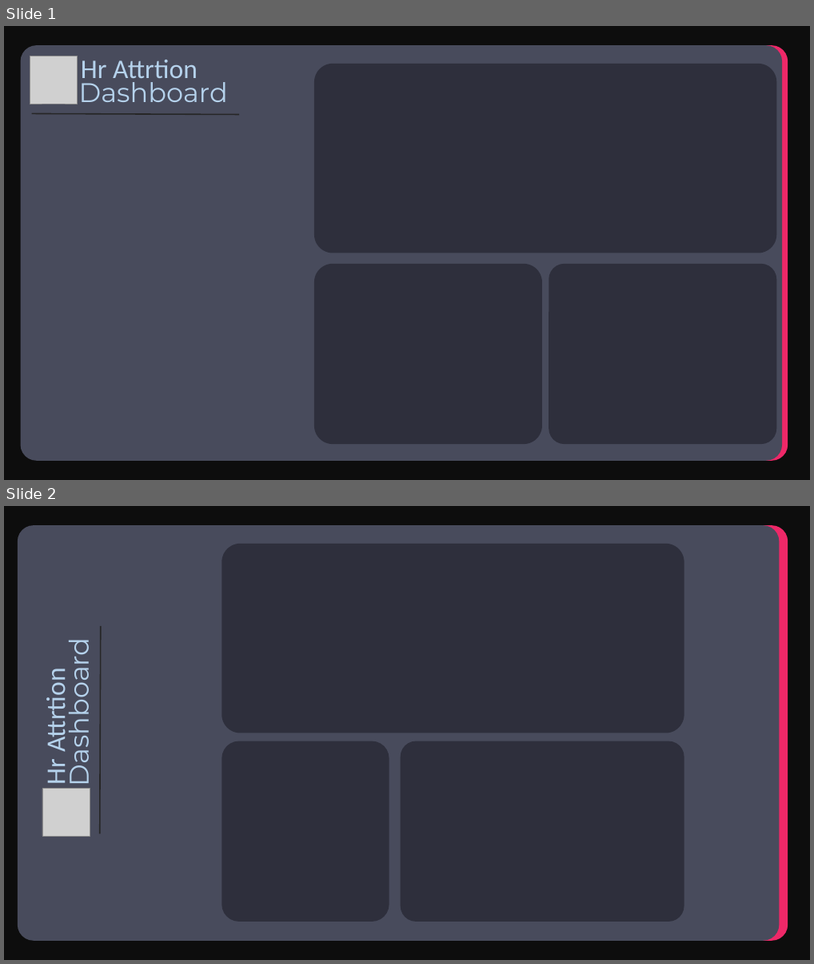
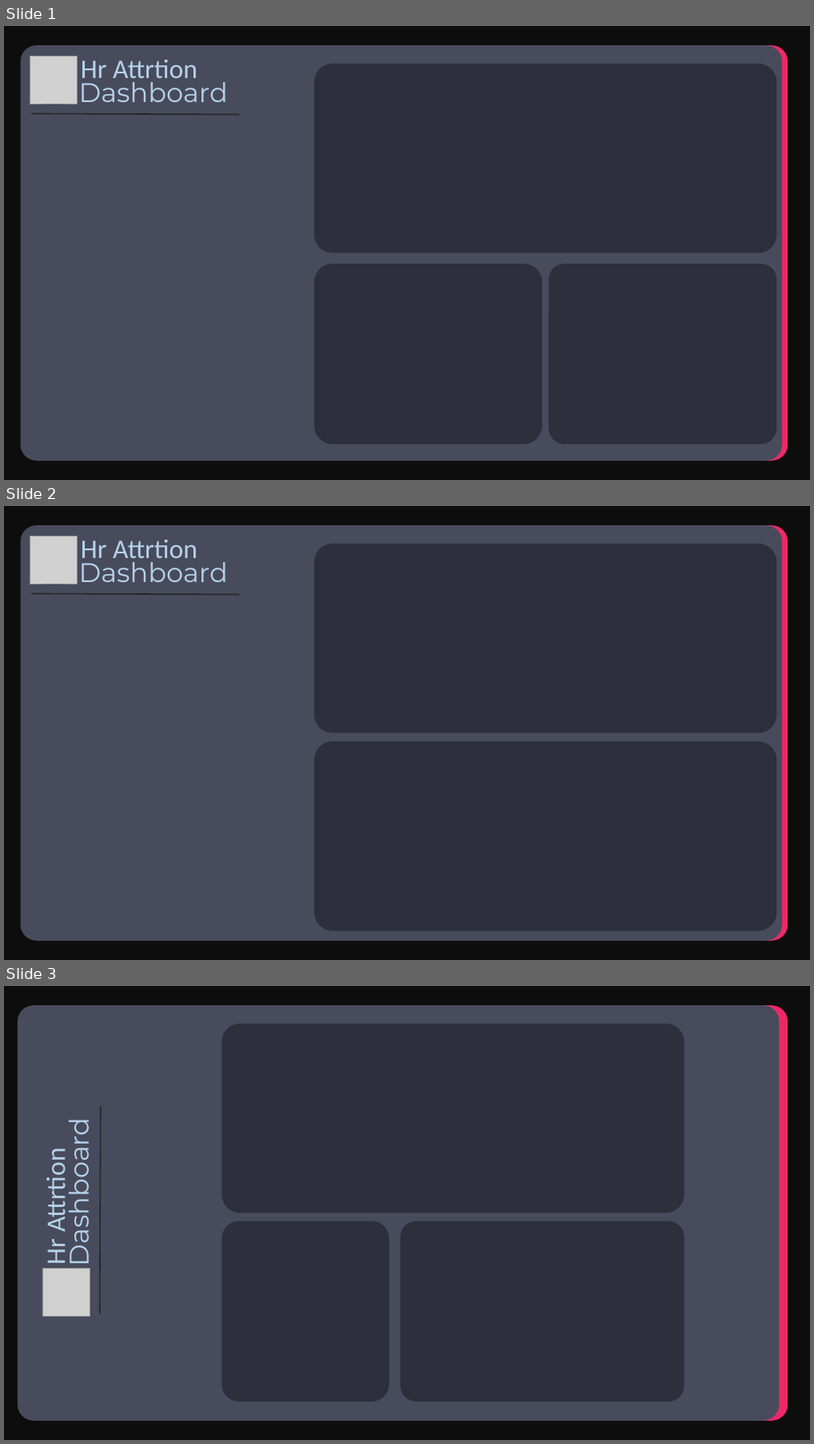
Before and after one commit to daominhthuan42/mindx-data-analytics-bootcamp, a slide deck: 01_MODULE_2/BUOI_6/HR_Attrition_template.pptx. Shown one above the other, each under a label of ours: slides 1 and 2 before the commit, slides 1, 2 and 3 after it. The pictures are 814x964 and 814x1444 pixels, drawn with LibreOffice and Linux fonts; fonts in the diff are those of the drawing; grey boxes stand for pictures. Boxes give left, top, right and bottom in pixels: in the first picture for what was removed or moved away, otherwise in the second. Text is boxed around its words. In the diff, an @@ line names an element or a change of style, - is before the commit and + after.

```diff
--- a/01_MODULE_2/BUOI_6/HR_Attrition_template.pptx
+++ b/01_MODULE_2/BUOI_6/HR_Attrition_template.pptx
@@ slide 2 added at [4, 506, 810, 960], background #0D0D0D @@
@@ rounded rectangle added at [20, 525, 782, 940], fill #484B5C @@
@@ rounded rectangle added at [26, 525, 789, 940], fill #EE2868 @@
@@ picture added at [30, 536, 77, 584] @@
@@ text added at [81, 540, 198, 565], 32 pt, text gradient #B5D2EC to #CEE1F2 @@
+Hr Attrtion
@@ rounded rectangle added at [314, 544, 777, 733], fill #2E2F3C @@
@@ text added at [79, 556, 228, 582], 32 pt, text gradient #B5D2EC to #CEE1F2 @@
+Dashboard
@@ line added from (32, 594) to (239, 594), #262626 1.5 pt @@
@@ rounded rectangle added at [314, 741, 777, 931], fill #2E2F3C @@
@@ what was slide 2 is now slide 3 @@
```
Also in this commit, not shown: 24 other files.
